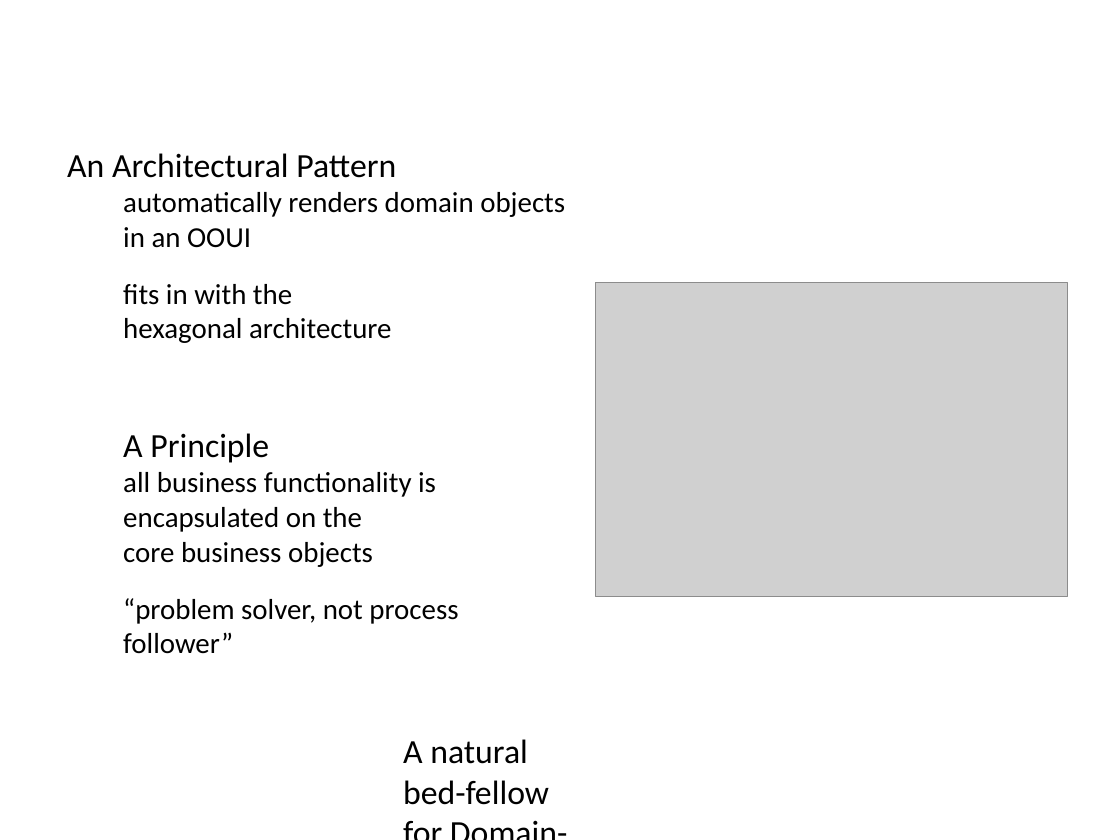
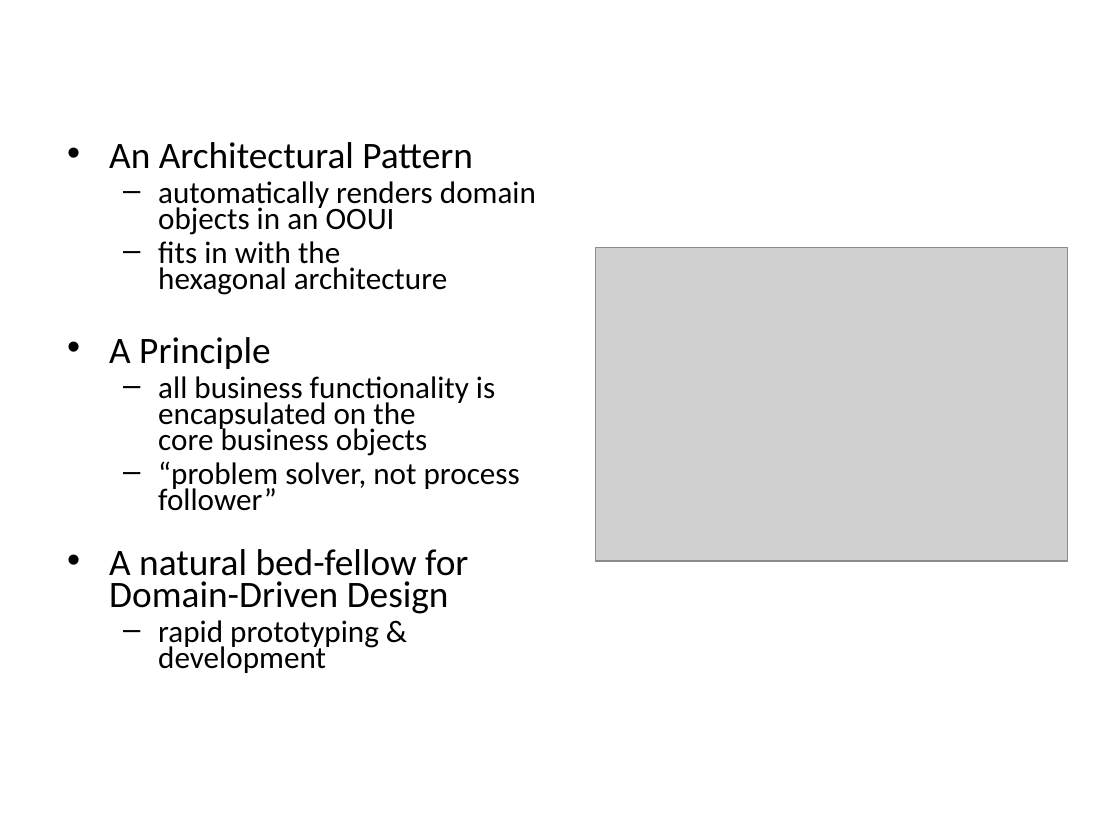
Before and after one commit to apache/causeway, a slide deck: slide 3 of src/site/resources/presentations/IntroducingApacheIsis.odp. Drawn at 1120x840 pixels with LibreOffice and Linux fonts; fonts in the diff are those of the drawing; grey boxes stand for pictures; background and template pictures are left out. Boxes give left, top, right and bottom in pixels: in the first picture for what was removed or moved away, otherwise in the second. Text is boxed around its words. In the diff, an @@ line names an element or a change of style, - is before the commit and + after.

```diff
--- a/src/site/resources/presentations/IntroducingApacheIsis.odp
+++ b/src/site/resources/presentations/IntroducingApacheIsis.odp
@@ text "An Architectural Pattern" at [109, 142, 536, 673]: size 21.7 to 24 pt in "An Architectural Pattern", "A Principle", "A natural bed-fellow for Domain-Driven Design"; size 18.6 to 20 pt in "automatically renders domain objects in an OOUI", "fits in with the hexagonal architecture", "all business functionality is encapsulated on the ...", "“problem solver, not process follower”" and 1 more places; bullet none to •; line spacing 1 to 0.7; more space between paragraphs; bullet none to –; list level 1 to 2 in "automatically renders domain objects in ..."; list level 1 to 2 in "fits in with the hexagonal ..."; list level 1 to 2 in "all business functionality is encapsulated ..."; list level 1 to 2 in "“problem solver, not process follower”"; list level 1 to 2 in "rapid prototyping & development" @@
@@ picture: place and size @@
-picture at [595, 282, 1067, 596]
+picture at [595, 248, 1067, 561]
```
Also in this commit, not shown: 5 other slides changed, 3 slides added, 14 other files.
